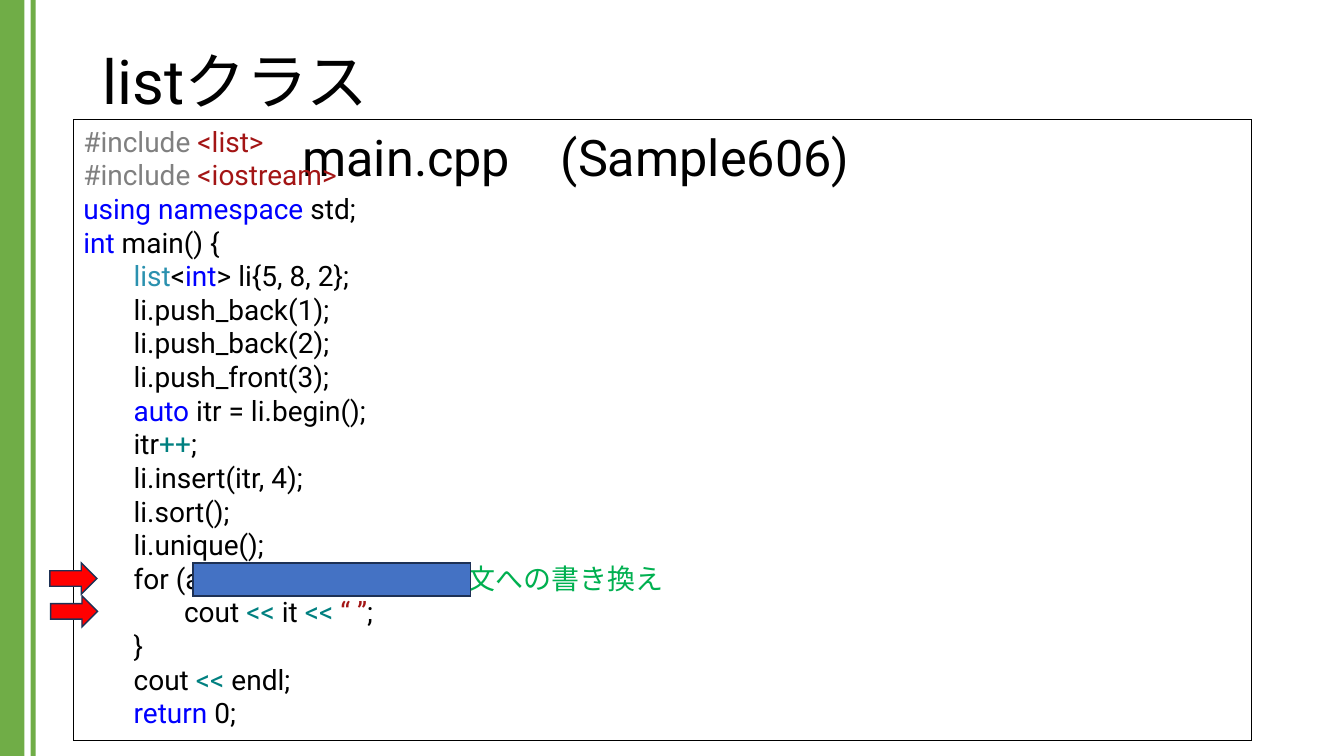
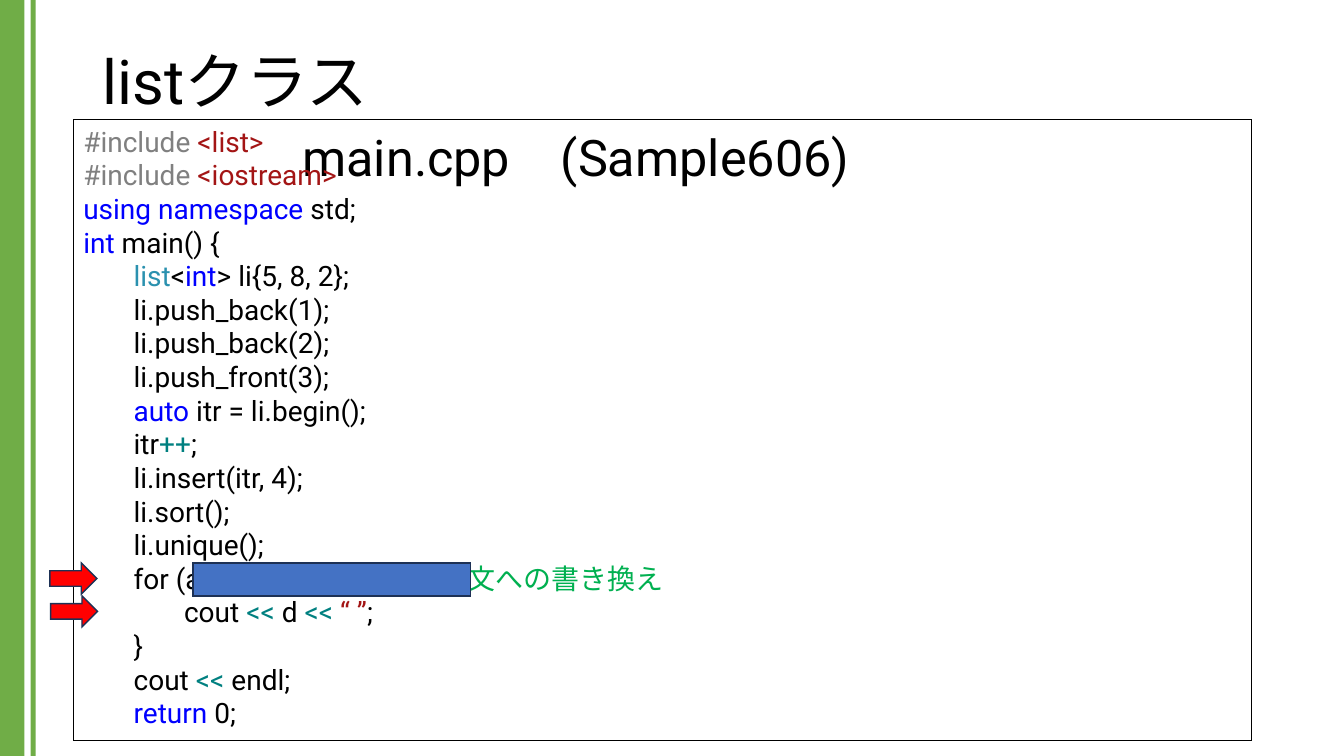
Before and after one commit to kic-murata/cpp2024, a slide deck: slide 11 of 授業資料/講義資料：Listクラス.pptx. Drawn at 1344x756 pixels with LibreOffice and Linux fonts; fonts in the diff are those of the drawing. Boxes give left, top, right and bottom in pixels: in the first picture for what was removed or moved away, otherwise in the second. Text is boxed around its words. In the diff, an @@ line names an element or a change of style, - is before the commit and + after.

```diff
--- a/授業資料/講義資料：Listクラス.pptx
+++ b/授業資料/講義資料：Listクラス.pptx
@@ text in rectangle at [184, 601, 298, 623]: text changed @@
-cout << it << “ ”;
+cout << d << “ ”;
```
Also in this commit, not shown: 7 other slides changed, 1 slide added.
